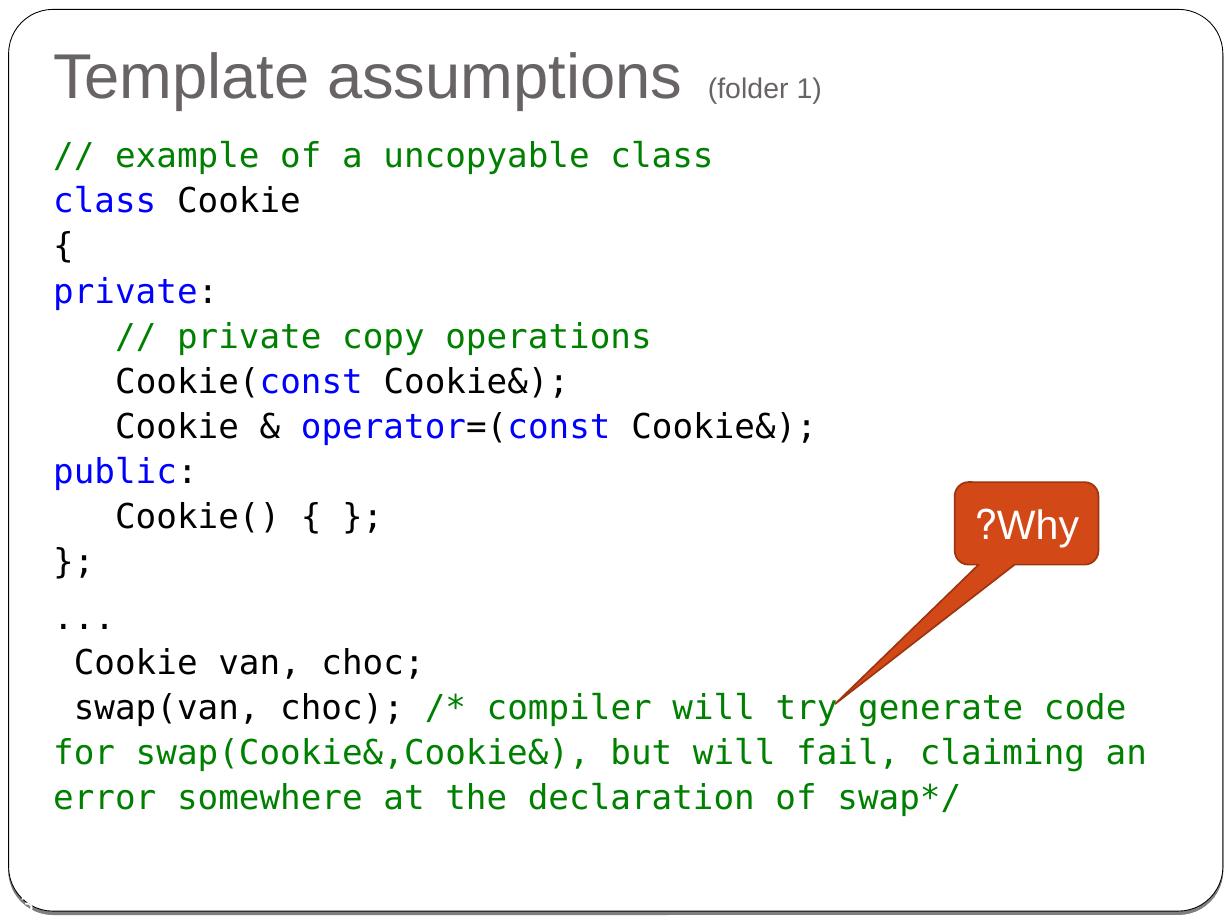
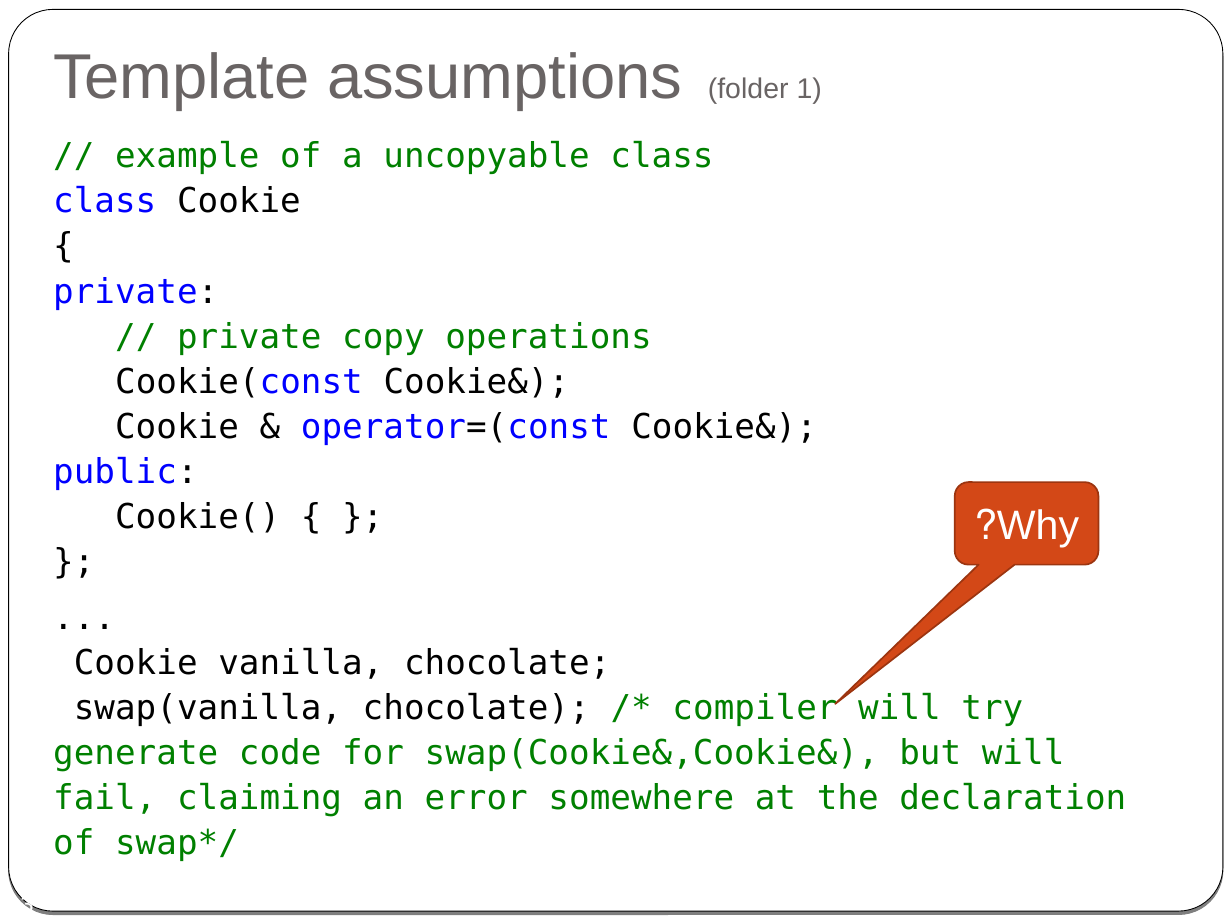
Before and after one commit to cpp-at-ariel/cpp-5779, a slide deck: slide 13 of 08-templates-iterators/slides.odp. Drawn at 1232x924 pixels with LibreOffice and Linux fonts; fonts in the diff are those of the drawing. Boxes give left, top, right and bottom in pixels: in the first picture for what was removed or moved away, otherwise in the second. Text is boxed around its words. In the diff, an @@ line names an element or a change of style, - is before the commit and + after.

Commit message:
edits for templates

```diff
--- a/08-templates-iterators/slides.odp
+++ b/08-templates-iterators/slides.odp
@@ text at bbox=[53, 647, 1126, 861]: text changed @@
-...
-Cookie van, choc;
-swap(van, choc); /* compiler will try generate code for swap(Cookie&,Cookie&), but will fail, claiming an error somewhere at the declaration of swap*/
+...
+Cookie vanilla, chocolate;
+swap(vanilla, chocolate); /* compiler will try generate code for swap(Cookie&,Cookie&), but will fail, claiming an error somewhere at the declaration of swap*/
```
Also in this commit, not shown: 1 other slide changed, 4 other files.
